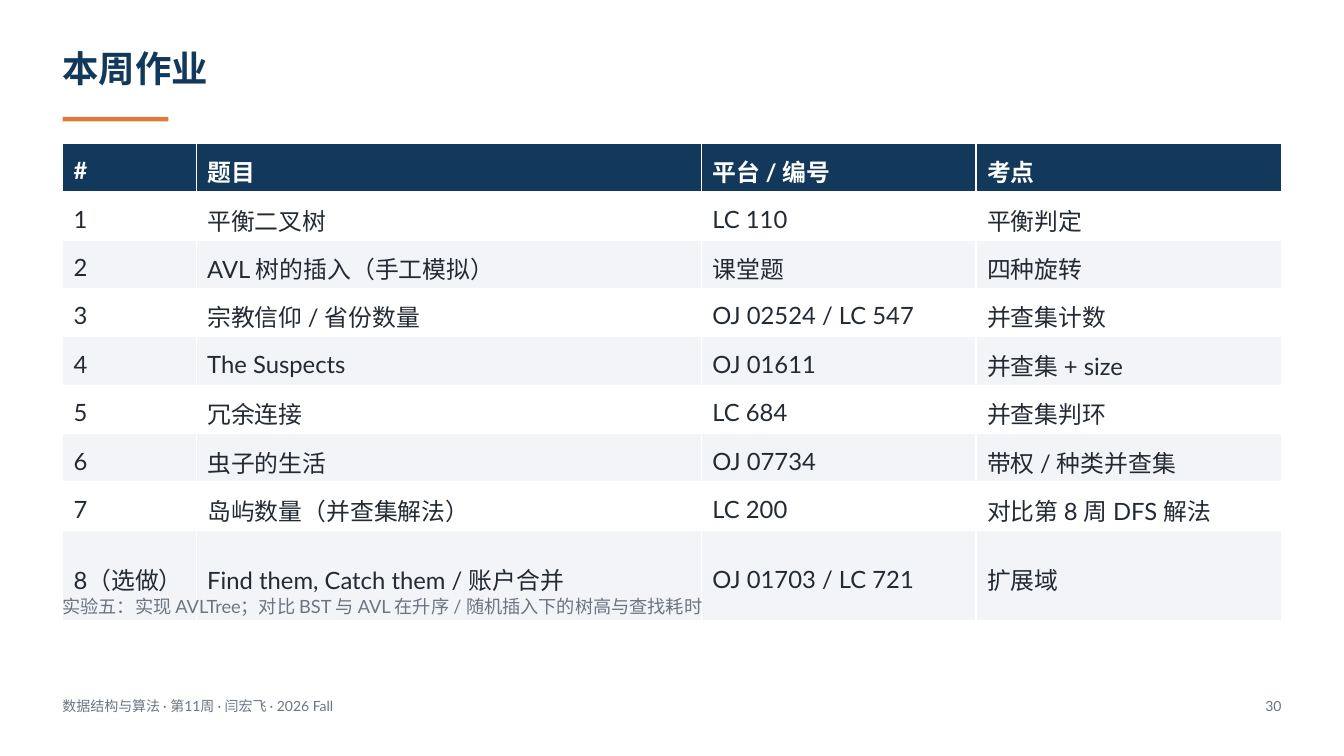
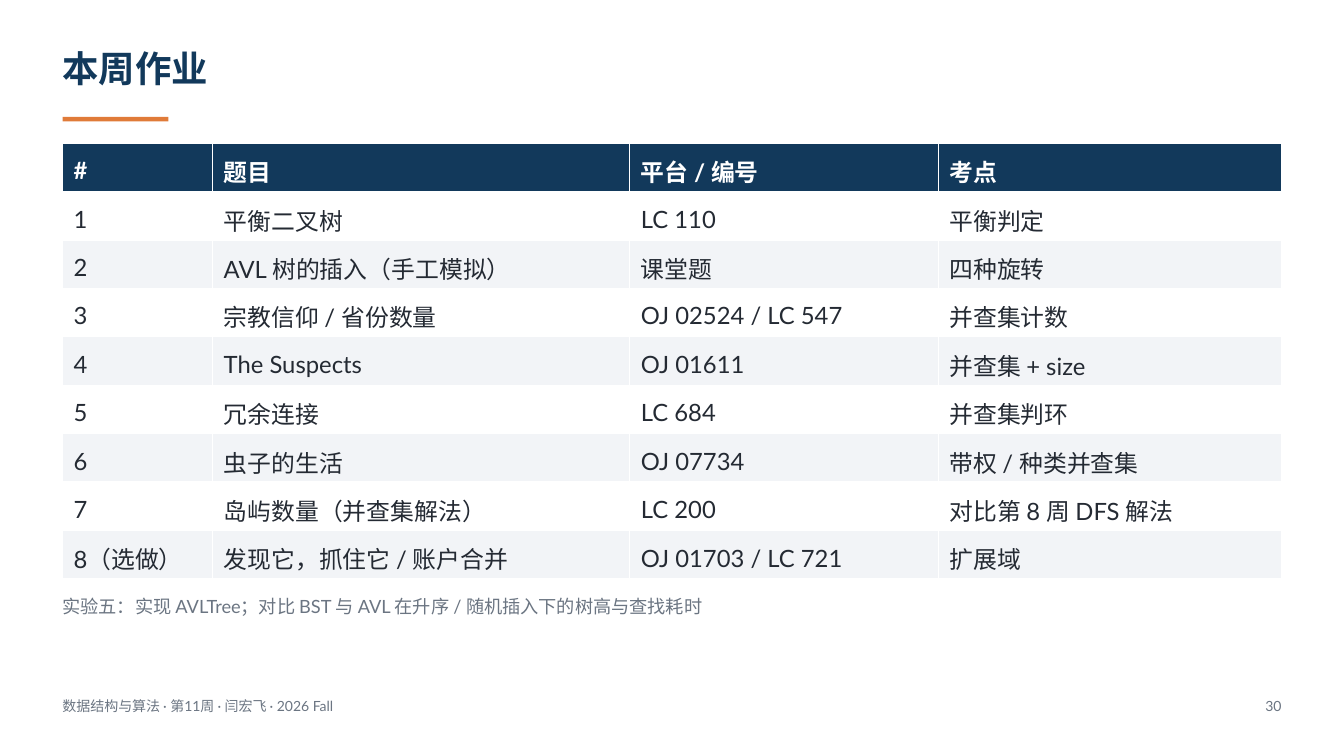
Before and after one commit to GMyhf/2026fall-cs201cq, a slide deck: slide 30 of courseware/202611_DSA_W11_AVL_DisjointSet.pptx. Drawn at 1344x756 pixels with LibreOffice and Linux fonts; fonts in the diff are those of the drawing. Boxes give left, top, right and bottom in pixels: in the first picture for what was removed or moved away, otherwise in the second. Text is boxed around its words. In the diff, an @@ line names an element or a change of style, - is before the commit and + after.

```diff
--- a/courseware/202611_DSA_W11_AVL_DisjointSet.pptx
+++ b/courseware/202611_DSA_W11_AVL_DisjointSet.pptx
@@ table at <box>63,143,1281,580</box> @@
-row 9, column 2: Find them, Catch them / 账户合并
+row 9, column 2: 发现它，抓住它 / 账户合并
```
Also in this commit, not shown: 13 other files.
